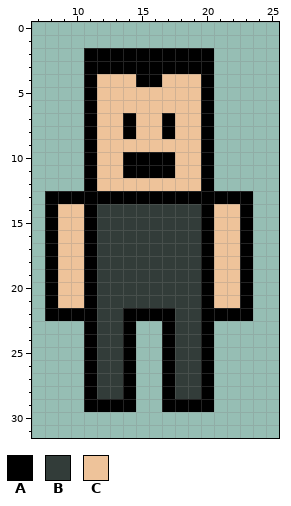
One commit to this pixel-art file: src/renderer/public/sprites/characters/male-1/male-1.aseprite. Above: the version before the commit.
32x32 pixels, 1 frame. Shown: x 7..25, y 0..31.
Palette (. is transparent): A #000000  B #323c39  C #eec39a
And afterwards:
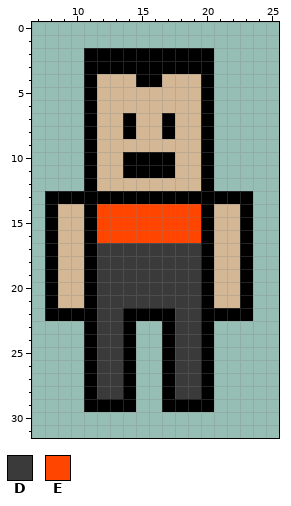
Colours new in this view: D #3a3a3a  E #ff4500
Changes in this commit:
{"colour":"C","old":"#eec39a","new":"#d4b896"}
{"y":14,"x":12,"old":"BBBBBBBB","new":"EEEEEEEE"}
{"y":15,"x":12,"old":"BBBBBBBB","new":"EEEEEEEE"}
{"y":16,"x":12,"old":"BBBBBBBB","new":"EEEEEEEE"}
{"y":17,"x":12,"old":"BBBBBBBB","new":"DDDDDDDD"}
{"y":18,"x":12,"old":"BBBBBBBB","new":"DDDDDDDD"}
{"y":19,"x":12,"old":"BBBBBBBB","new":"DDDDDDDD"}
{"y":20,"x":12,"old":"BBBBBBBB","new":"DDDDDDDD"}
{"y":21,"x":12,"old":"BBBBBBBB","new":"DDDDDDDD"}
{"y":22,"x":12,"old":"BB","new":"DD"}
{"y":22,"x":18,"old":"BB","new":"DD"}
{"y":23,"x":12,"old":"BB","new":"DD"}
{"y":23,"x":18,"old":"BB","new":"DD"}
{"y":24,"x":12,"old":"BB","new":"DD"}
{"y":24,"x":18,"old":"BB","new":"DD"}
{"y":25,"x":12,"old":"BB","new":"DD"}
{"y":25,"x":18,"old":"BB","new":"DD"}
{"y":26,"x":12,"old":"BB","new":"DD"}
{"y":26,"x":18,"old":"BB","new":"DD"}
{"y":27,"x":12,"old":"BB","new":"DD"}
{"y":27,"x":18,"old":"BB","new":"DD"}
{"y":28,"x":12,"old":"BB","new":"DD"}
{"y":28,"x":18,"old":"BB","new":"DD"}
{"label":"changed","picture_box":[58,74,240,399]}
